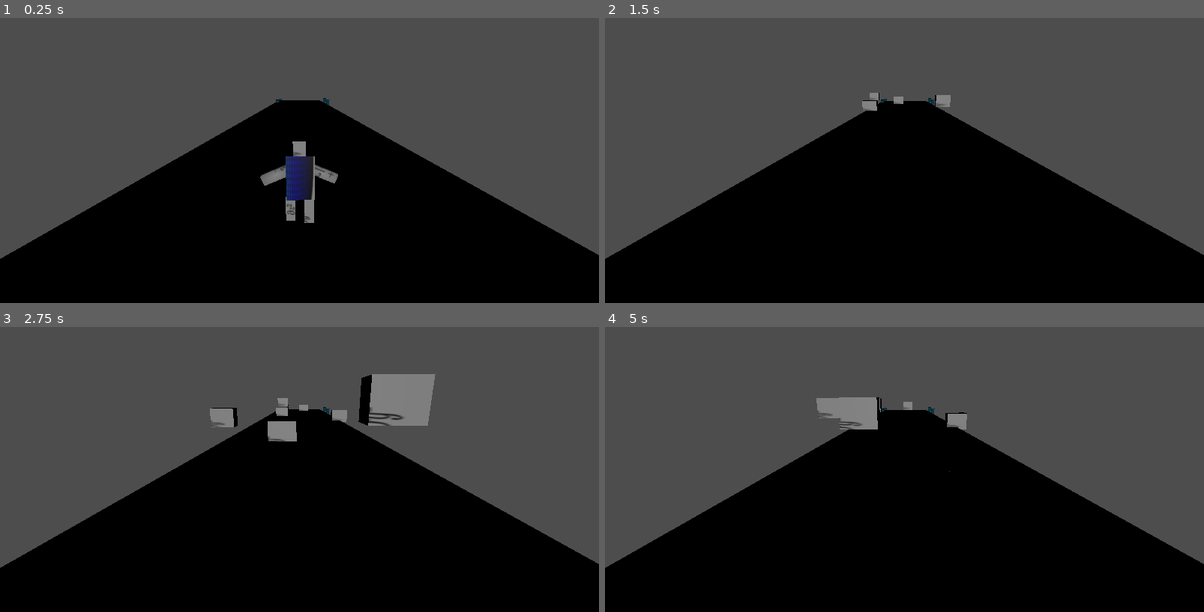
Above: before the commit, frames 1-4 (two rows, left to right).
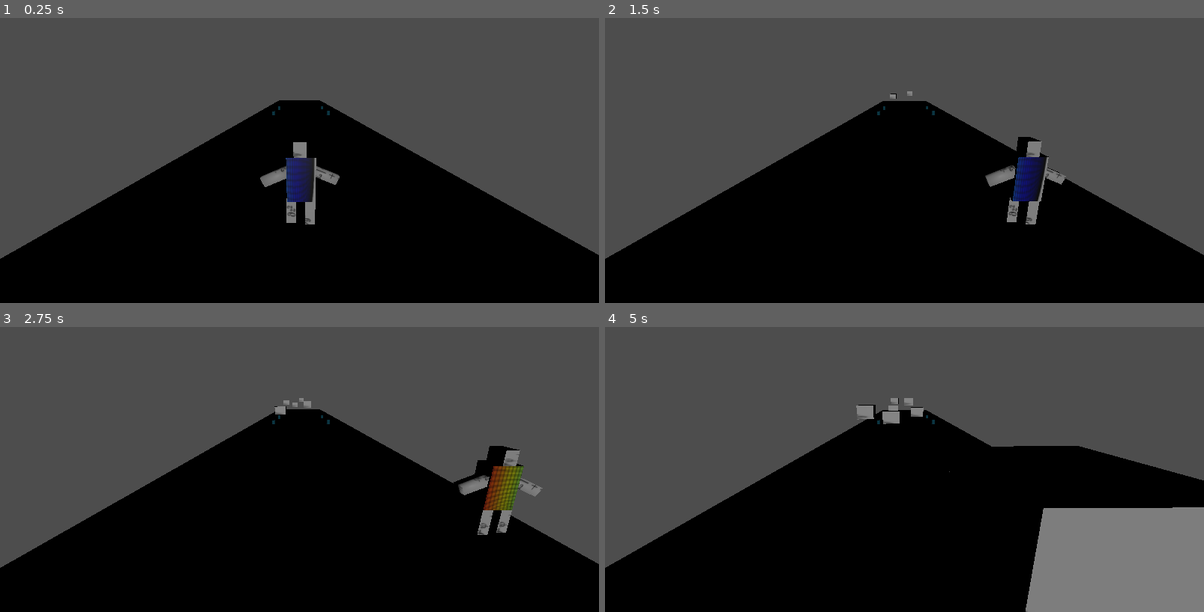
Above: after the commit, the same moments.

Repository: Touba007/GameJam2024
Game: Godot game, scene res://Scenes/main.tscn
The game is run twice, just before and just after one commit, with the same random seed, the same clock (stepped at 60 frames per second) and the same inputs. Before the commit the project has no main scene; this scene is started directly in both runs.
Inputs:
- Up to frame 1 (0.25 s): no input
- Up to frame 2 (1.5 s): hold Right (move_right) 0.53-1.28 s; tap Space (jump) at 0.77 s; hold Left (move_left) from 1.28 s (still down)
- Up to frame 3 (2.75 s): tap Space (jump) at 1.52 s; release Left (move_left) at 2.03 s; hold Right (move_right) from 2.03 s (still down)
- Up to frame 4 (5 s): tap Space (jump) at 3.02, 3.77, 4.52 s; release Right (move_right) at 3.53 s; hold Left (move_left) from 3.53 s (still down)

The runs differ from the first frame. In frame 1, 0.5% of the frame differs, in the area x 43-57%, y 28-73%; in frame 2, 1.9%; in frame 3, 4.9%; in frame 4, 16%, in the area x 35-100%, y 24-100%.

Commit message:
f

Diff:
--- /dev/null
+++ b/PortalRun 2/Module/Back_death.tscn
@@ -0,0 +1,18 @@
+[gd_scene load_steps=3 format=3 uid="uid://b8udiyw7qyskf"]
+
+[sub_resource type="BoxShape3D" id="BoxShape3D_nymoq"]
+size = Vector3(5.26477, 3.84235, 0.466782)
+
+[sub_resource type="BoxMesh" id="BoxMesh_275gb"]
+
+[node name="RigidBody3D" type="RigidBody3D"]
+collision_layer = 2
+collision_mask = 0
+
+[node name="CollisionShape3D" type="CollisionShape3D" parent="."]
+transform = Transform3D(1, 0, 0, 0, 1, 0, 0, 0, 1, 2.13239, 1.42117, -0.225685)
+shape = SubResource("BoxShape3D_nymoq")
+
+[node name="MeshInstance3D" type="MeshInstance3D" parent="."]
+transform = Transform3D(5.52776, 0, 0, 0, 7.00381, 0, 0, 0, 1, 1.94244, 0, 0)
+mesh = SubResource("BoxMesh_275gb")
--- /dev/null
+++ b/PortalRun 2/Module/Wall.tscn
@@ -0,0 +1,15 @@
+[gd_scene load_steps=2 format=3 uid="uid://bthpsyfdwk6sm"]
+
+[sub_resource type="BoxShape3D" id="BoxShape3D_1mhe6"]
+size = Vector3(49.7592, 38.0164, 1)
+
+[node name="RigidBody3D" type="RigidBody3D"]
+collision_layer = 2
+collision_mask = 2
+sleeping = true
+lock_rotation = true
+freeze = true
+
+[node name="CollisionShape3D" type="CollisionShape3D" parent="."]
+transform = Transform3D(1, 0, 0, 0, 1, 0, 0, 0, 1, -0.0803833, 18.5082, 0)
+shape = SubResource("BoxShape3D_1mhe6")
--- a/PortalRun 2/Module/bloc.tscn
+++ b/PortalRun 2/Module/bloc.tscn
@@ -3,23 +3,28 @@
 [ext_resource type="Script" path="res://Module/bloc.gd" id="1_6r5nh"]
 [ext_resource type="PackedScene" uid="uid://8fs8x5nmft8" path="res://Assets/bloc.glb" id="1_8xf8i"]
 
-[sub_resource type="BoxShape3D" id="BoxShape3D_3ma4f"]
-size = Vector3(2.97314, 2.15918, 3.12097)
+[sub_resource type="BoxShape3D" id="BoxShape3D_csf71"]
+size = Vector3(1.14246, 2.50574, 3)
 
 [node name="Bloc" type="CharacterBody3D"]
+transform = Transform3D(3.66365, 0, 0, 0, 1, 0, 0, 0, 1, 0, 0, 0)
+collision_layer = 2
+collision_mask = 0
+platform_floor_layers = 4294967042
 script = ExtResource("1_6r5nh")
 
 [node name="Node3D" type="Node3D" parent="."]
-transform = Transform3D(0.531144, 0, 0, 0, 1, 0, 0, 0, 1, 0.408874, 0, 0)
+transform = Transform3D(0.264628, 0, 0, 0, 1, 0, 0, 0, 1, 0.641293, 0, 0)
 
 [node name="bloc" parent="Node3D" instance=ExtResource("1_8xf8i")]
 
 [node name="VisibleOnScreenEnabler3D" type="VisibleOnScreenEnabler3D" parent="."]
-transform = Transform3D(0.531144, 0, 0, 0, 1, 0, 0, 0, 1, 1.04548, 1.26059, -1.32539)
+transform = Transform3D(0.264628, 0, 0, 0, 1, 0, 0, 0, 1, 0.958464, 1.26059, -1.32539)
+layers = 2
 aabb = AABB(-1.78145, -1.12656, -1.71561, 3.5629, 2.25312, 3.43122)
 
 [node name="CollisionShape3D" type="CollisionShape3D" parent="."]
-transform = Transform3D(0.531144, 0, 0, 0, 1.07, 0, 0, 0, 1, 1.16184, 1.54748, -1.32712)
-shape = SubResource("BoxShape3D_3ma4f")
+transform = Transform3D(1, 0, 0, 0, 1, 0, 0, 0, 1, 1.08767, 1.04461, -1.32712)
+shape = SubResource("BoxShape3D_csf71")
 
 [connection signal="screen_exited" from="VisibleOnScreenEnabler3D" to="." method="_on_visible_on_screen_enabler_3d_screen_exited"]
--- a/PortalRun 2/Module/module.tscn
+++ b/PortalRun 2/Module/module.tscn
@@ -13,11 +13,14 @@
 mob_scene = ExtResource("2_s7h2m")
 
 [node name="StaticBody3D" type="StaticBody3D" parent="."]
+collision_layer = 4
+collision_mask = 0
 
 [node name="MeshInstance3D" type="MeshInstance3D" parent="StaticBody3D"]
 transform = Transform3D(-6.55671e-07, -2.09272e-16, -50, 5.2318e-15, 0.6, -1.74393e-14, 15, -2.09272e-16, -2.18557e-06, 0, 0, 0)
+layers = 4
 mesh = SubResource("BoxMesh_enm1h")
 
 [node name="CollisionShape3D" type="CollisionShape3D" parent="StaticBody3D"]
-transform = Transform3D(-6.55671e-07, -2.09272e-16, -50, 5.2318e-15, 0.6, -1.74393e-14, 15, -2.09272e-16, -2.18557e-06, 0, 0, 0)
+transform = Transform3D(-6.53044e-07, -2.08434e-16, -49.7997, 5.21084e-15, 0.597596, -1.73694e-14, 14.9399, -2.08434e-16, -2.17681e-06, 0, 0, 0)
 shape = SubResource("ConcavePolygonShape3D_wiuqt")
--- a/PortalRun 2/Scenes/main.gd
+++ b/PortalRun 2/Scenes/main.gd
@@ -24,3 +24,7 @@
 
 	# Spawn the mob by adding it to the Main scene.
 	add_child(bloc)
+
+
+func _on_player_hit():
+	$Timer.stop()
--- a/PortalRun 2/Scenes/main.tscn
+++ b/PortalRun 2/Scenes/main.tscn
@@ -1,10 +1,12 @@
-[gd_scene load_steps=9 format=3 uid="uid://c8nb83qar71sl"]
+[gd_scene load_steps=11 format=3 uid="uid://c8nb83qar71sl"]
 
 [ext_resource type="Script" path="res://Scripts/Level.gd" id="1_ghon1"]
 [ext_resource type="Script" path="res://Scenes/main.gd" id="1_sf0d4"]
 [ext_resource type="PackedScene" uid="uid://b3xd8bdwcwhlg" path="res://Module/module.tscn" id="2_acncr"]
 [ext_resource type="PackedScene" uid="uid://b0meneuo02s8x" path="res://Module/bloc.tscn" id="2_ujt71"]
 [ext_resource type="PackedScene" uid="uid://clkxiaatx5ti0" path="res://Scenes/player.tscn" id="3_xjd8q"]
+[ext_resource type="PackedScene" uid="uid://bthpsyfdwk6sm" path="res://Module/Wall.tscn" id="6_01nub"]
+[ext_resource type="PackedScene" uid="uid://b8udiyw7qyskf" path="res://Module/Back_death.tscn" id="7_yxxsp"]
 
 [sub_resource type="Curve3D" id="Curve3D_abjes"]
 _data = {
@@ -39,14 +41,14 @@
 [node name="player" parent="." instance=ExtResource("3_xjd8q")]
 
 [node name="Path3D" type="Path3D" parent="."]
-transform = Transform3D(1, 0, 0, 0, 1, 0, 0, 0, 1, -123.568, 9.53674e-07, 1.40255)
+transform = Transform3D(1, 0, 0, 0, 1, 0, 0, 0, 0.542168, -156.05, 9.53674e-07, 0.406945)
 curve = SubResource("Curve3D_abjes")
 
 [node name="PathFollow3D" type="PathFollow3D" parent="Path3D"]
 transform = Transform3D(-4.37114e-08, 0, 1, 0, 1, 0, -1, 0, -4.37114e-08, 191.13, 1, 7.815)
 
 [node name="Node3D" type="Node3D" parent="."]
-transform = Transform3D(1, 0, 0, 0, 1, 0, 0, 0, 1, -123.568, 9.53674e-07, 1.40255)
+transform = Transform3D(1, 0, 0, 0, 1, 0, 0, 0, 0.542168, -156.05, 9.53674e-07, 0.406945)
 
 [node name="MeshInstance3D" type="MeshInstance3D" parent="Node3D"]
 transform = Transform3D(1, 0, 0, 0, 1, 0, 0, 0, 1, 182.126, 0, 7.8153)
@@ -65,7 +67,23 @@
 mesh = SubResource("CylinderMesh_vf5xx")
 
 [node name="Timer" type="Timer" parent="."]
-wait_time = 0.3
+wait_time = 0.5
 autostart = true
 
+[node name="Walls" type="Node3D" parent="."]
+
+[node name="RigidBody3D" parent="Walls" instance=ExtResource("6_01nub")]
+transform = Transform3D(1, 0, 0, 0, 1, 0, 0, 0, 1, 13.662, 0, -7.90842)
+
+[node name="RigidBody3D2" parent="Walls" instance=ExtResource("6_01nub")]
+transform = Transform3D(1, 0, 0, 0, 1, 0, 0, 0, 1, 13.9269, 0, 7.1876)
+
+[node name="RigidBody3D" parent="." instance=ExtResource("7_yxxsp")]
+transform = Transform3D(-0.0344957, 0, -0.978267, 0, 2.15546, 0, 2.68525, 0, -0.0125672, -8.71787, 2.8001, -6.16733)
+disable_mode = 2
+can_sleep = false
+freeze = true
+freeze_mode = 1
+
+[connection signal="hit" from="player" to="." method="_on_player_hit"]
 [connection signal="timeout" from="Timer" to="." method="_on_timer_timeout"]
--- a/PortalRun 2/Scenes/player.tscn
+++ b/PortalRun 2/Scenes/player.tscn
@@ -7,7 +7,12 @@
 radius = 0.595705
 height = 3.00486
 
+[sub_resource type="CapsuleShape3D" id="CapsuleShape3D_jl7cv"]
+radius = 0.777578
+height = 3.14414
+
 [node name="player" type="CharacterBody3D"]
+collision_mask = 6
 script = ExtResource("1_0gjm2")
 
 [node name="Pivot" type="Node3D" parent="."]
@@ -17,3 +22,14 @@
 [node name="CollisionShape3D" type="CollisionShape3D" parent="."]
 transform = Transform3D(1, 0, 0, 0, 1, 0, 0, 0, 1, 0.00926685, 0.523663, 0.00148487)
 shape = SubResource("CapsuleShape3D_4lltc")
+
+[node name="Death Detector" type="Area3D" parent="."]
+collision_layer = 0
+collision_mask = 2
+monitorable = false
+
+[node name="CollisionShape3D" type="CollisionShape3D" parent="Death Detector"]
+transform = Transform3D(1, 0, 0, 0, 1, 0, 0, 0, 1, 0, 0.624718, 0)
+shape = SubResource("CapsuleShape3D_jl7cv")
+
+[connection signal="body_entered" from="Death Detector" to="." method="_on_death_detector_body_entered"]
--- a/PortalRun 2/Scripts/player.gd
+++ b/PortalRun 2/Scripts/player.gd
@@ -1,5 +1,5 @@
 extends CharacterBody3D
-
+signal hit
 
 # How fast the player moves in meters per second.
 @export var speed = 14
@@ -11,7 +11,6 @@
 
 
 func _physics_process(delta):
-	print (is_on_floor())
 	var direction = Vector3.ZERO
 
 	if Input.is_action_pressed("move_right"):
@@ -36,3 +35,14 @@
 	# Moving the Character
 	velocity = target_velocity
 	move_and_slide()
+
+
+# And this function at the bottom.
+func die():
+	hit.emit()
+	queue_free()
+
+
+func _on_death_detector_body_entered(_body):
+	print("HELOOOOO")
+	die()
--- a/PortalRun 2/project.godot
+++ b/PortalRun 2/project.godot
@@ -11,6 +11,7 @@
 [application]
 
 config/name="PortalRun"
+run/main_scene="res://Scenes/main.tscn"
 config/features=PackedStringArray("4.2", "Mobile")
 
 [file_customization]
@@ -40,6 +41,12 @@
 ]
 }
 
+[layer_names]
+
+3d_physics/layer_1="player"
+3d_physics/layer_2="obstacle"
+3d_physics/layer_3="world"
+
 [rendering]
 
 renderer/rendering_method="mobile"
Not shown: 1 places in PortalRun 2/Scenes/player.tscn that only renumber resources
